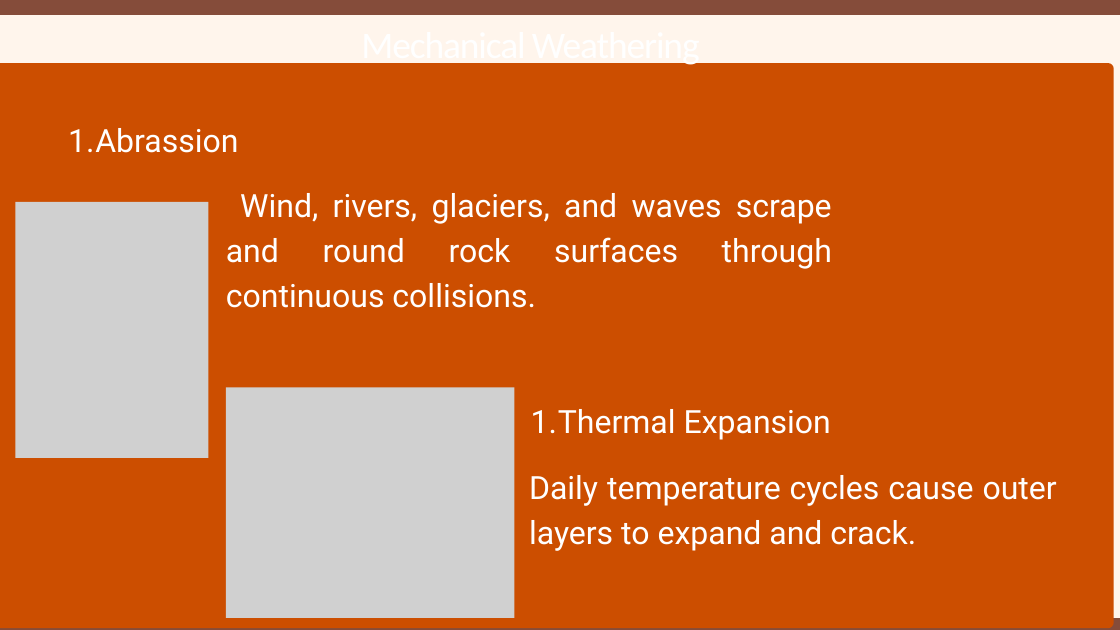
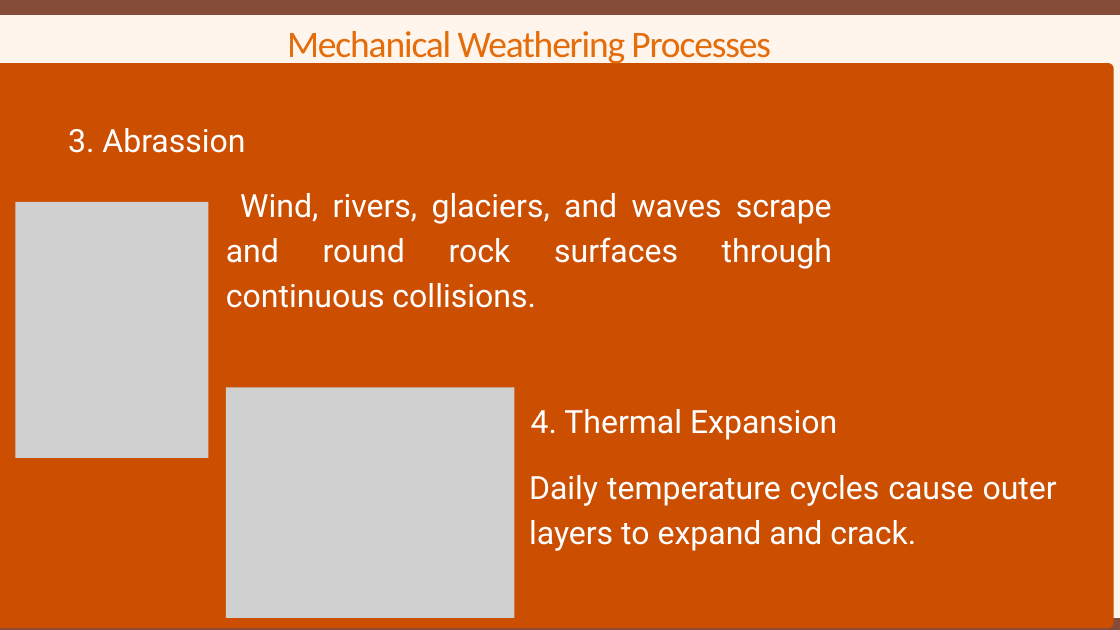
Before and after one commit to Sancanzito/Weathering-Erosion-and-Deposition, a slide deck: slide 5 of react-app/src/assets/SEAN PPT.pptx. Drawn at 1120x630 pixels with LibreOffice and Linux fonts; fonts in the diff are those of the drawing; grey boxes stand for pictures. Boxes give left, top, right and bottom in pixels: in the first picture for what was removed or moved away, otherwise in the second. Text is boxed around its words. In the diff, an @@ line names an element or a change of style, - is before the commit and + after.

```diff
--- a/react-app/src/assets/SEAN PPT.pptx
+++ b/react-app/src/assets/SEAN PPT.pptx
@@ text at [287, 31, 771, 66]: text changed; text colour #FFFFFF to #E46C0A @@
-Mechanical Weathering
+Mechanical Weathering Processes
@@ text at [68, 128, 245, 153]: text changed @@
-  1. Abrassion
+  3. Abrassion
@@ text at [531, 409, 837, 440]: text changed @@
-  1. Thermal Expansion
+  4. Thermal Expansion
```
Also in this commit, not shown: 4 other slides changed, 7 other files.
